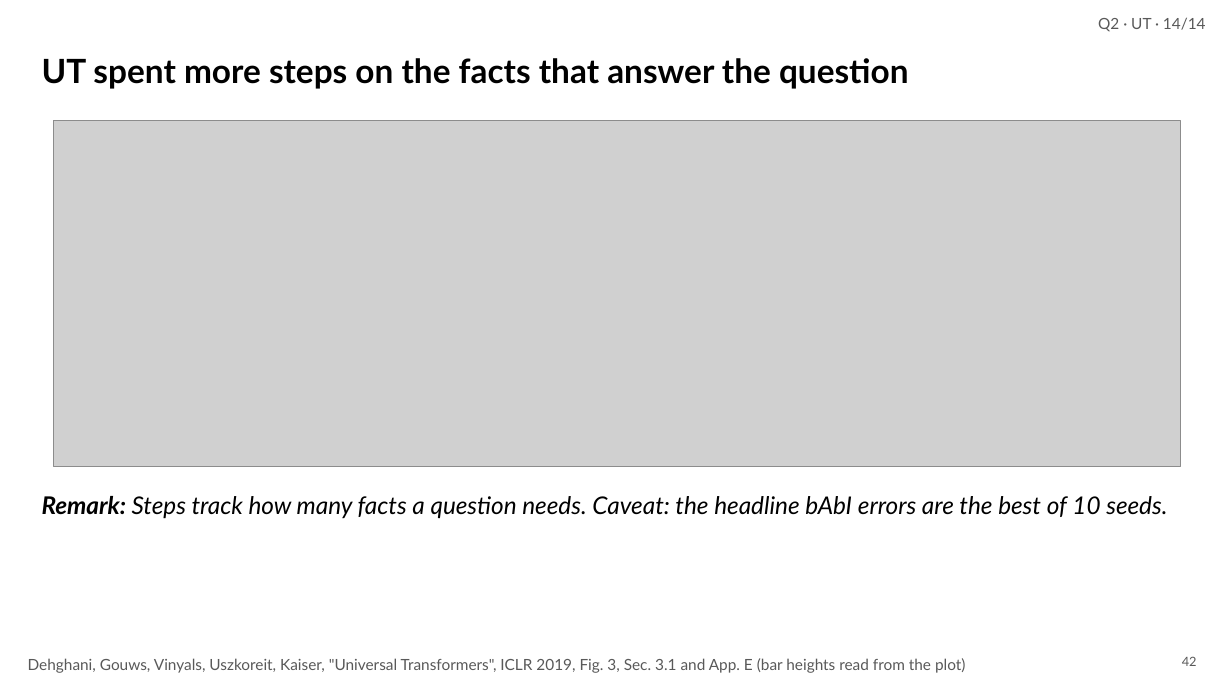
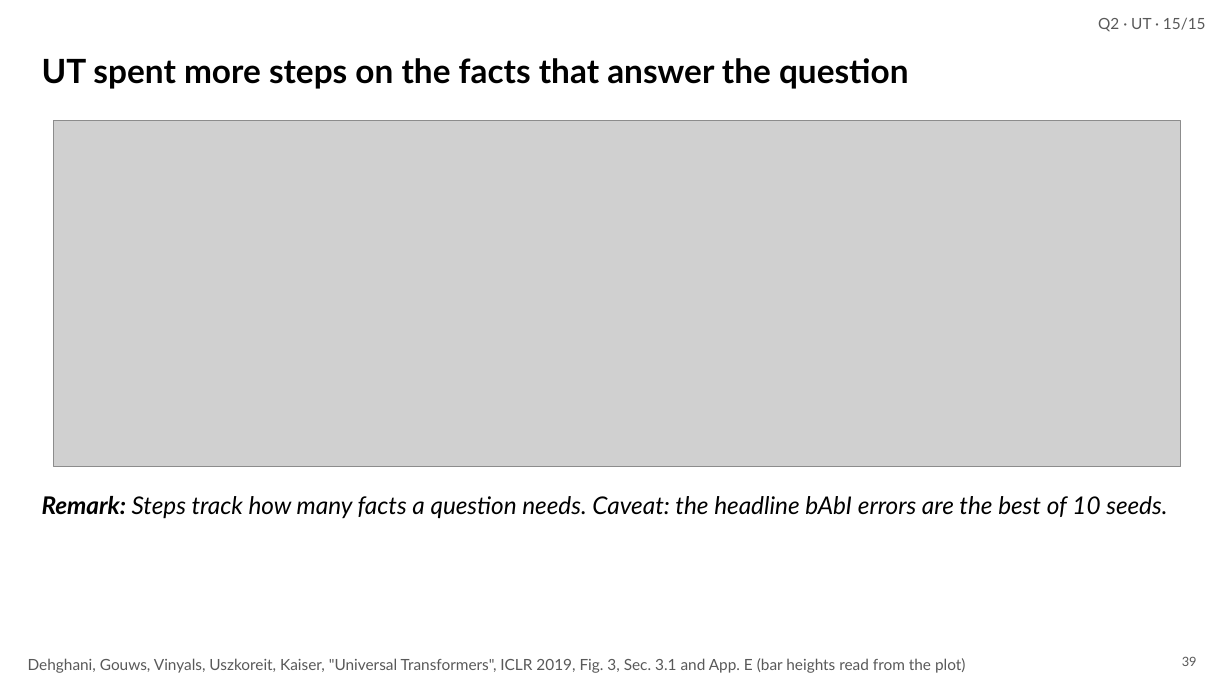
Before and after one commit to irregular6612/agi-hw2, a slide deck: slide 39 of build/out/looped-transformers.pptx (slide 42 before the commit). Drawn at 1232x693 pixels with LibreOffice and Linux fonts; fonts in the diff are those of the drawing; grey boxes stand for pictures. Boxes give left, top, right and bottom in pixels: in the first picture for what was removed or moved away, otherwise in the second. Text is boxed around its words. In the diff, an @@ line names an element or a change of style, - is before the commit and + after.

```diff
--- a/build/out/looped-transformers.pptx
+++ b/build/out/looped-transformers.pptx
@@ text at (x1=1098, y1=17, x2=1206, y2=32): text changed @@
-Q2 · UT · 14/14
+Q2 · UT · 15/15
@@ page number at (x1=1182, y1=656, x2=1197, y2=666): text changed @@
-42
+39
```
Also in this commit, not shown: 21 other slides changed, 2 slides added, 5 slides removed, 13 other files.
